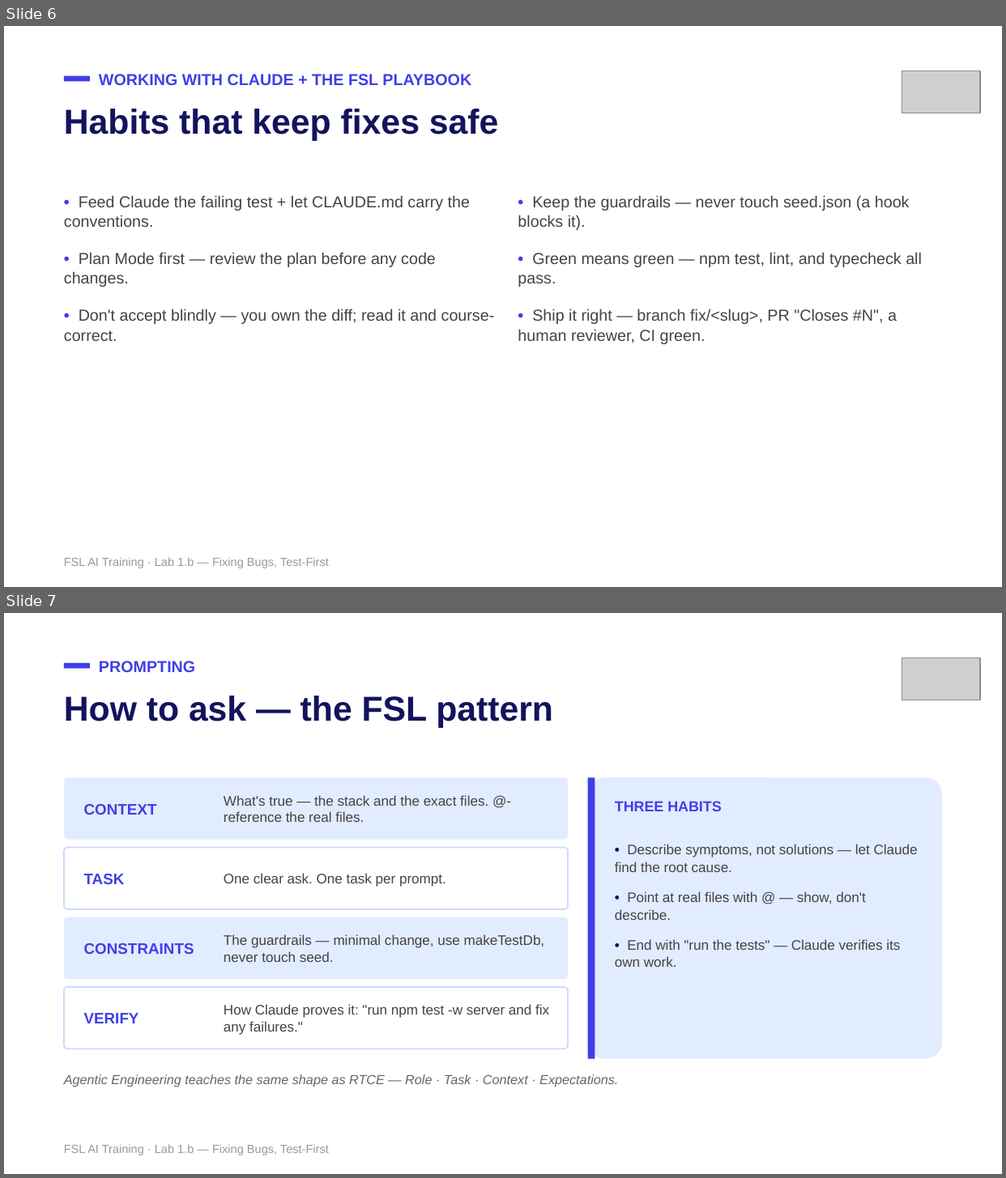
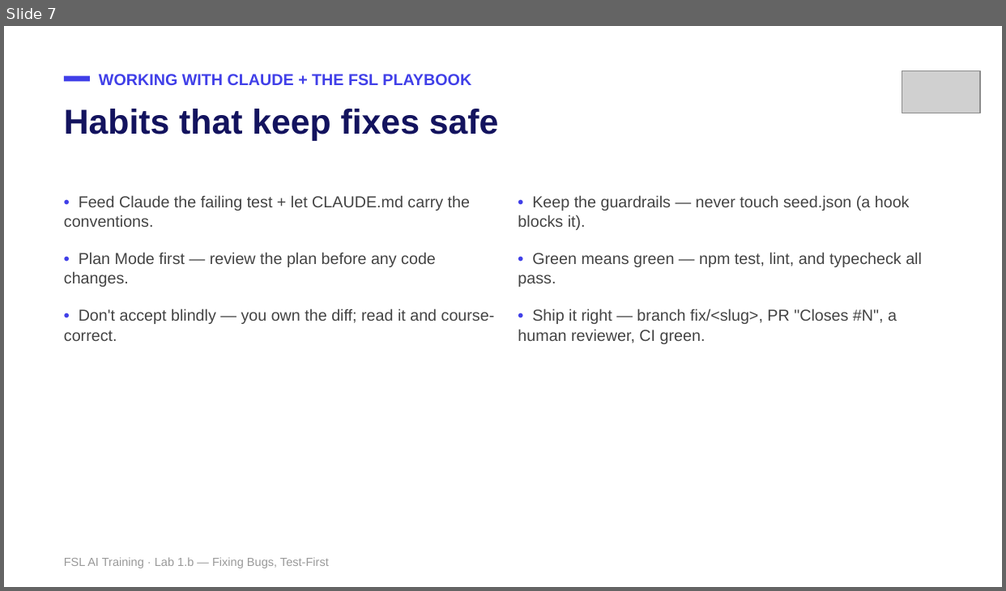
Before and after one commit to mike-tajmajer-fullstacklabs/fsl-taskboard-lab, a slide deck: docs/instructor/lab-1b-bugfix-test-driven.pptx. Shown one above the other, each under a label of ours: slides 6 and 7 before the commit, slide 7 after it. The pictures are 1006x1178 and 1006x591 pixels, drawn with LibreOffice and Linux fonts; fonts in the diff are those of the drawing; grey boxes stand for pictures. Boxes give left, top, right and bottom in pixels: in the first picture for what was removed or moved away, otherwise in the second. Text is boxed around its words. In the diff, an @@ line names an element or a change of style, - is before the commit and + after.

```diff
--- a/docs/instructor/lab-1b-bugfix-test-driven.pptx
+++ b/docs/instructor/lab-1b-bugfix-test-driven.pptx
@@ slide 7 removed at [4, 613, 1002, 1174], background #FFFFFF @@
@@ text removed at [99, 661, 195, 672] @@
-PROMPTING
@@ picture removed at [902, 658, 980, 700] @@
@@ rectangle removed at [64, 663, 90, 669] @@
@@ text removed at [64, 696, 553, 728] @@
-How to ask — the FSL pattern
@@ rounded rectangle removed at [64, 777, 568, 840] @@
@@ rounded rectangle removed at [588, 777, 942, 1059] @@
@@ rectangle removed at [588, 777, 594, 1059] @@
@@ text removed at [84, 804, 157, 815] @@
-CONTEXT
@@ text removed at [224, 795, 488, 822] @@
-What's true — the stack and the exact files. @-reference the real files.
@@ text removed at [615, 801, 721, 811] @@
-THREE HABITS
@@ rounded rectangle removed at [64, 848, 568, 909] @@
@@ text removed at [615, 844, 918, 967] @@
-• Describe symptoms, not solutions — let Claude find the root cause.
-• Point at real files with @ — show, don't describe.
-• End with "run the tests" — Claude verifies its own work.
@@ text removed at [84, 874, 125, 884] @@
-TASK
@@ text removed at [224, 873, 446, 887] @@
-One clear ask. One task per prompt.
@@ rounded rectangle removed at [64, 918, 568, 979] @@
@@ text removed at [84, 943, 194, 954] @@
-CONSTRAINTS
@@ text removed at [224, 935, 545, 962] @@
-The guardrails — minimal change, use makeTestDb, never touch seed.
@@ rounded rectangle removed at [64, 987, 568, 1049] @@
@@ text removed at [84, 1013, 139, 1024] @@
-VERIFY
@@ text removed at [224, 1004, 549, 1035] @@
-How Claude proves it: "run npm test -w server and fix any failures."
@@ text removed at [64, 1075, 618, 1088] @@
-Agentic Engineering teaches the same shape as RTCE — Role · Task · Context · Expectations.
@@ text removed at [64, 1144, 329, 1156] @@
-FSL AI Training · Lab 1.b — Fixing Bugs, Test-First
@@ what was slide 6 is now slide 7 @@
```
Also in this commit, not shown: 3 slides added, 3 other files.
